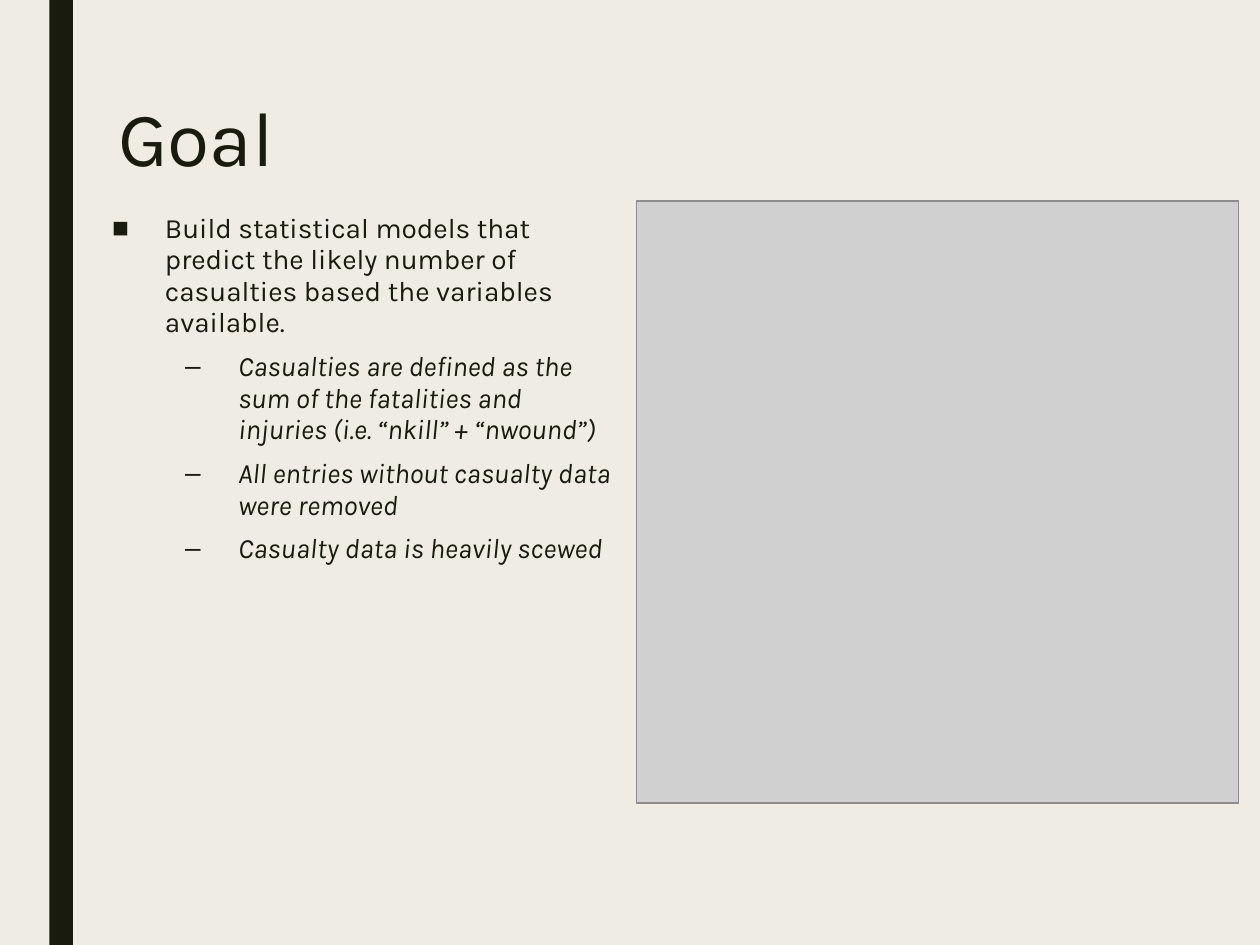
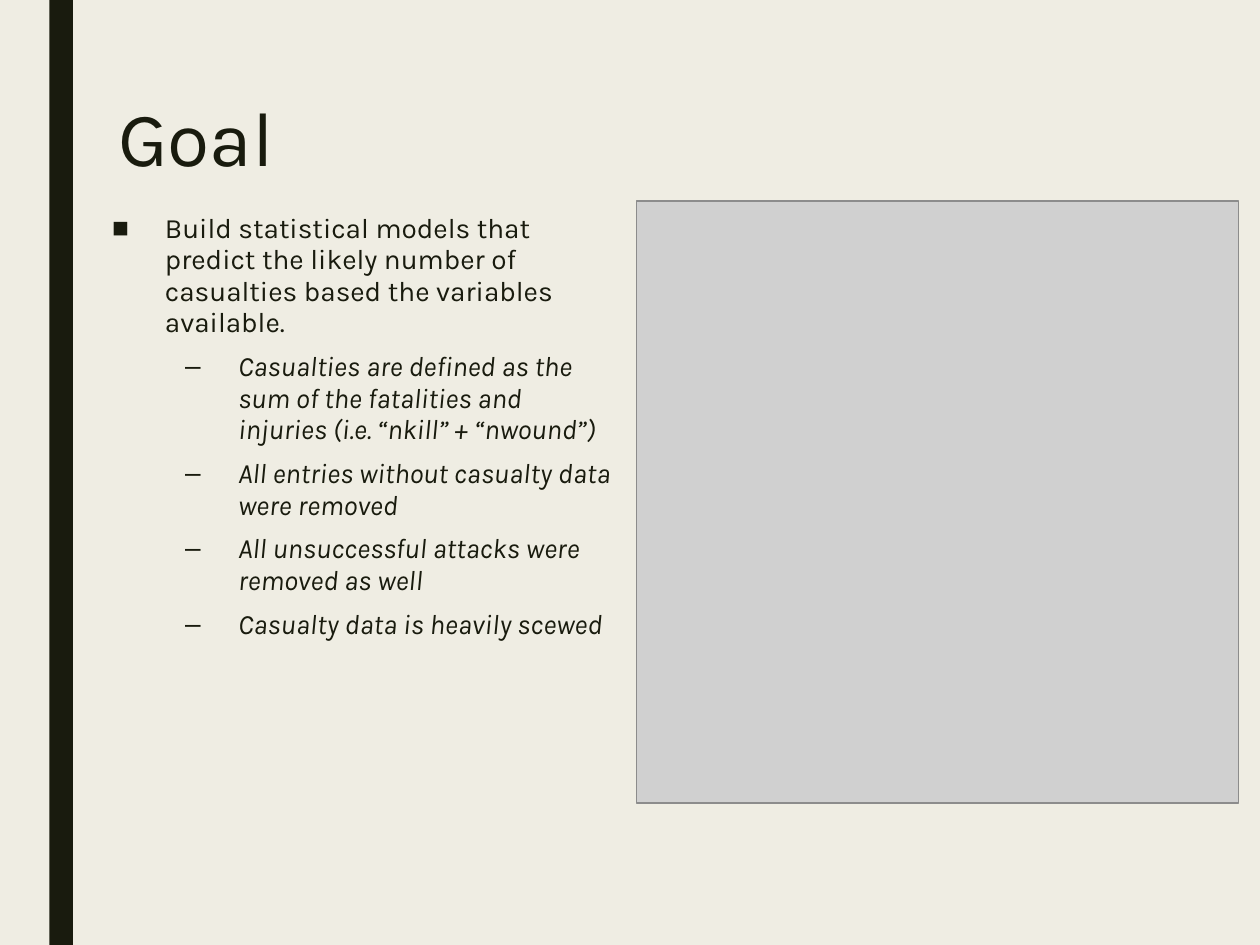
Before and after one commit to stats-learning-fall2019/final-project, a slide deck: slide 23 of presentation/gtdb-final-presentation.pptx. Drawn at 1260x945 pixels with LibreOffice and Linux fonts; fonts in the diff are those of the drawing; grey boxes stand for pictures. Boxes give left, top, right and bottom in pixels: in the first picture for what was removed or moved away, otherwise in the second. Text is boxed around its words. In the diff, an @@ line names an element or a change of style, - is before the commit and + after.

```diff
--- a/presentation/gtdb-final-presentation.pptx
+++ b/presentation/gtdb-final-presentation.pptx
@@ text at (x1=238, y1=538, x2=580, y2=591): paragraph added @@
+  – All unsuccessful attacks were removed as well
```
Also in this commit, not shown: 3 other slides changed.
